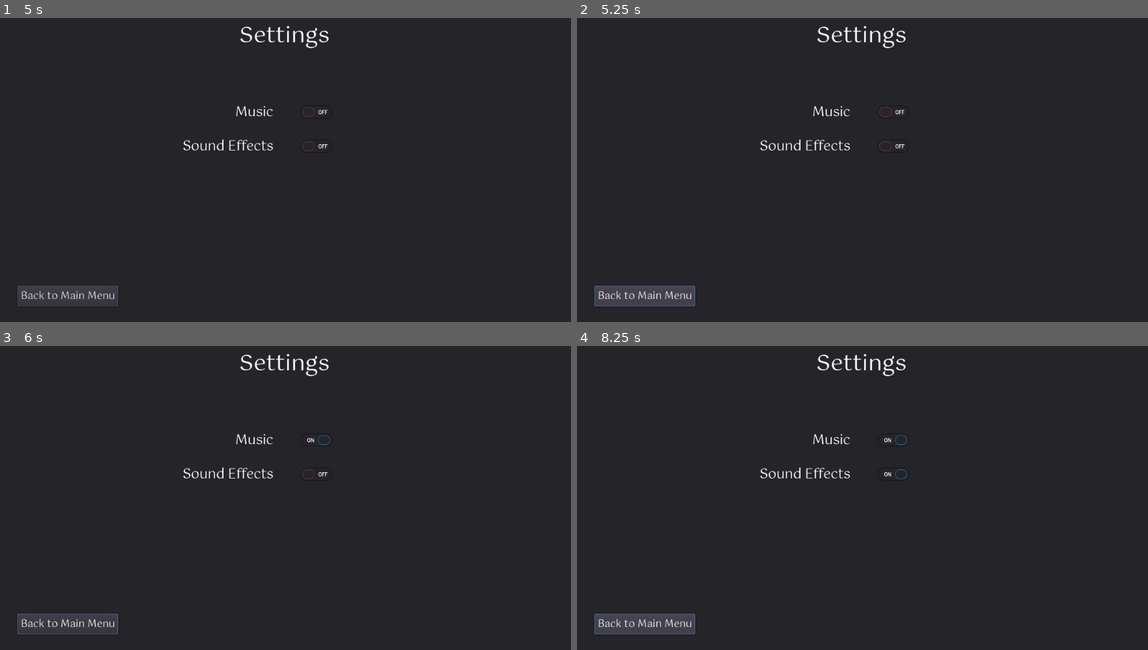
Above: before the commit, frames 1-4 (two rows, left to right).
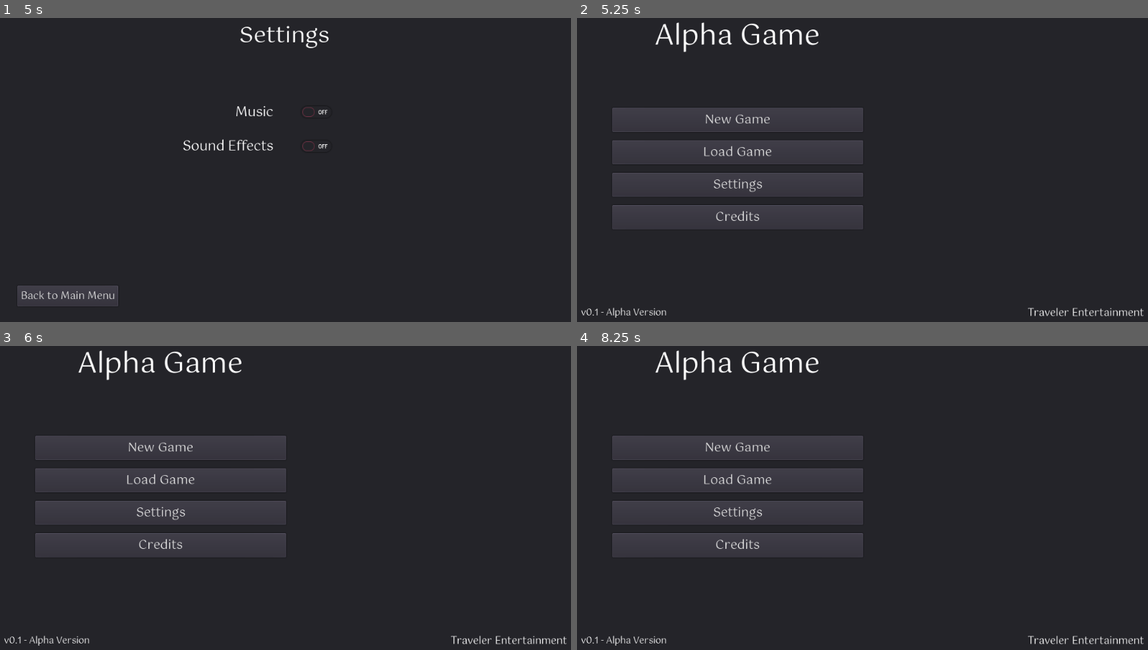
Above: after the commit, the same moments.

Repository: pabtorres/take-me-hoom
Game: Godot game, scene res://scenes/Menu.tscn
Same seed, same stepped clock (60 frames per second), same inputs: the game is played once before the commit and once after it. The project has no main scene, so this scene is started directly.
Inputs (mouse positions are in pixels of both pictures, inside the frame that each line leads up to):
- Up to frame 1 (5 s): click "New Game" at 0.5 s; click "New Game" at 1.25 s; click "New Game" at 2 s; click "Load Game" at 2.75 s; click "Back to Main Menu" at 3.5 s; click "Settings" at 4.25 s
- Up to frame 2 (5.25 s): click "Back to Main Menu" at 5 s
- Up to frame 3 (6 s): click (314, 440) at 5.77 s
- Up to frame 4 (8.25 s): click (891, 473) at 6.52 s; click (736, 546) at 7.25 s, where only the run after the commit has a clickable "Credits"; click "Back to Main Menu" at 8 s

Frame 1 is identical in both runs. In frame 2, 11% of the frame differs, in the area x 0-100%, y 1-99%; in frame 3, 11%; in frame 4, 11%.
Error before the commit: Parse Error: The identifier "Global" isn't declared in the current scope. (res://scripts/Settings.gd:11)
Error after the commit: Invalid get index 'settings' (on base: 'Nil'). (res://scripts/Settings.gd:11)

Commit message:
project file modified

Diff:
--- a/project.godot
+++ b/project.godot
@@ -16,8 +16,11 @@
 [application]
 
 config/name="VideoJuegoAlpha"
-run/main_scene="res://scenes/Main.tscn"
 config/icon="res://icon.png"
+
+[autoload]
+
+Global="*res://Global.gd"
 
 [input]
 
